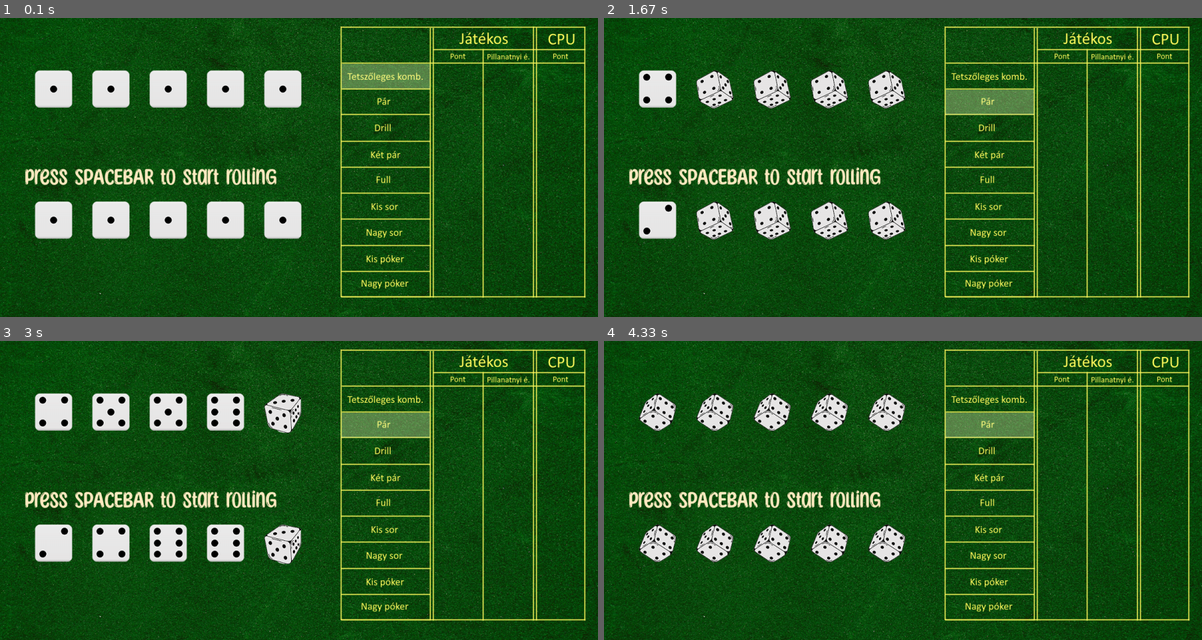
Above: before the commit, frames 1-4 (two rows, left to right).
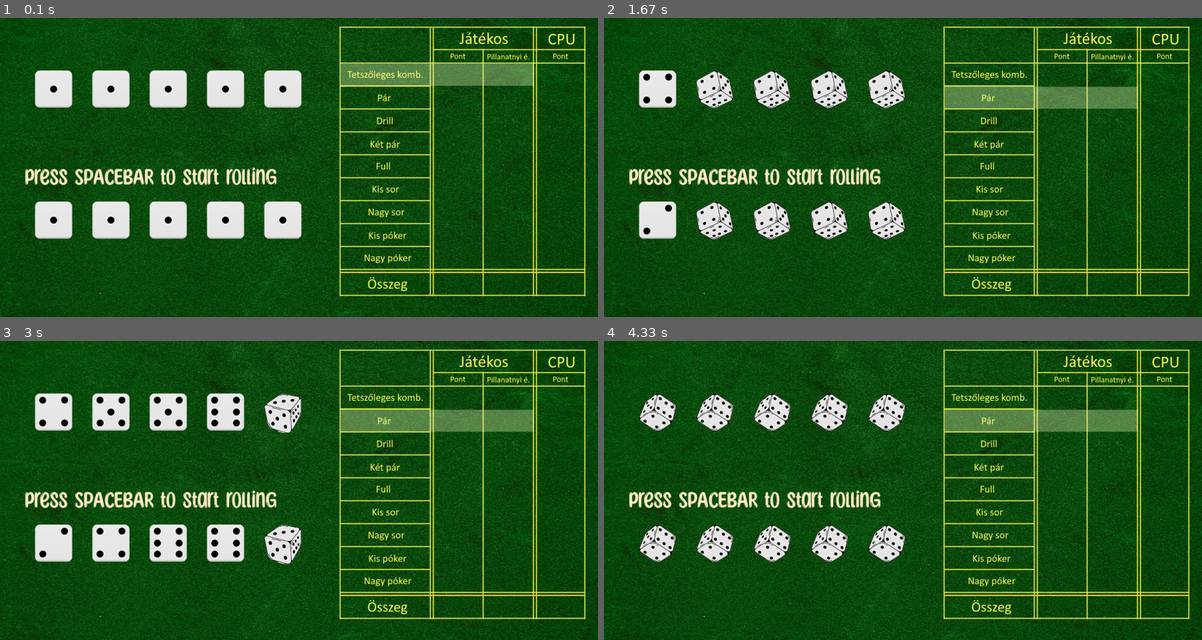
Above: after the commit, the same moments.

Repository: Dewliak/InfoProg2024
Game: pygame game, started from InfoProg2024/pygame_gui.py
Two runs of this game, one before a commit and one after it. Both use one fixed random seed, a clock stepped at 60 frames per second and the inputs below.
Inputs:
- Up to frame 1 (0.1 s): no input
- Up to frame 2 (1.67 s): tap Space at 0.33 s; hold Down 1.17-1.63 s
- Up to frame 3 (3 s): hold Up 1.67-2.03 s; hold Down 2.07-2.43 s; hold Up 2.47-2.77 s; hold Down from 2.8 s (still down)
- Up to frame 4 (4.33 s): release Down at 3.1 s; hold Up 3.13-3.5 s; hold Down 3.53-3.9 s; hold Up 3.93-4.23 s; tap Space at 4 s; hold Down from 4.27 s (still down)

The runs differ from the first frame. In frame 1, 5.2% of the frame differs, in the area x 56-98%, y 2-94%; in frame 2, 5.5%; in frame 3, 5.5%; in frame 4, 5.5%.

Commit message:
pygame update

Diff:
--- a/InfoProg2024/main.py
+++ b/InfoProg2024/main.py
@@ -2,14 +2,15 @@
 import logging
 
 from InfoProg2024.modulok.dobas_modul import DobasData, DobasErtekelo
-
+import pprint
 logging.basicConfig(level=logging.DEBUG)
 
 
-class Player:
-    def __init__(self, is_ai=True, hard_mode=False):
-        self.hard_mode: bool = hard_mode
-        self.is_ai: bool = is_ai
+class PlayerEntity:
+    def __init__(self):
+
+        self.dobas = None
+
         self.pontok: int = 0
         self.pont_lista: List[Tuple[int, Callable]] = []
 
@@ -20,57 +21,10 @@
 
         self.hasznalt_kombinaciok: List[bool] = [False for _ in range(len(self.kombinaciok))]
 
-        if is_ai and hard_mode:
-            self.szabad_kombinaciok: set = set(self.kombinaciok)
+        self.dice_entities = []
 
-    def play_hand(self, dobas_data):
-
-        if self.is_ai:
-            self.play_hand_ai(dobas_data)
-        else:
-            self.play_hand_ai(dobas_data)
-
-    def play_hand_ai(self, dobas_data) -> None:
-        if self.hard_mode:
-            pontok: Tuple[int, Callable] = self.ertekelesek_futtatasa(dobas, hardmode_func_set)
-            legtobb_pont: Tuple[int, Callable] = max(pontok, key=lambda x: x[0])
-
-            logging.debug(pontok)
-
-            self.szabad_kombinaciok.remove(legtobb_pont[1])
-
-            self.pontok += legtobb_pont[0]
-            self.pont_lista.append(legtobb_pont)
-        else:
-            # TODO: A problema, hogyha vegigmegyunk es mindenhol 0 van, akkor nem rakja bele az elsobe ahova lehert
-            found: bool = False
-            elso_szabalyos_hely_index: int = None
-
-            for i in range(0, len(self.kombinaciok)):
-                if not self.hasznalt_kombinaciok[i]:
-                    pont = self.kombinaciok[i](dobas)
-
-                    if pont != 0:
-                        self.pontok += pont
-                        self.pont_lista.append(tuple([pont, self.kombinaciok[i]]))
-                        self.hasznalt_kombinaciok[i] = True
-
-                        return
-                    else:
-                        if not found:
-                            found = True
-                            elso_szabalyos_hely_index = i
-
-            # Ha ide jutunk, akkor nem találtunk olyan kombinaciot,
-            # ami pontot adott volna, így az első szabad helyre tesszük
-            self.pontok += self.pont_lista.append(tuple[0, self.kombinaciok[elso_szabalyos_hely_index]])
-            self.hasznalt_kombinaciok[elso_szabalyos_hely_index] = True
-
-            return
-
-    def play_hand_player(self, dobas_data):
-        # TODO: player hand
-        pass
+    def uj_dobas(self):
+        self.dobas = DobasData()
 
     def ertekelesek_futtatasa(self, dobas_data: DobasData, ertekelo_set: set) -> List[Tuple[int, Callable]]:
         """
@@ -89,47 +43,74 @@
         return kocka_pontok
 
 
+class CPU(PlayerEntity):
+    def __init__(self, hard_mode = False):
+        super().__init__()
+
+        self.hard_mode = hard_mode
+
+        self.szabad_kombinaciok: set = set(self.kombinaciok)
+
+    def play_hand(self):
+        if self.hard_mode:
+            self.play_hard()
+        else:
+            self.play_easy()
+
+    def play_hard(self) -> None:
+        pontok: Tuple[int, Callable] = self.ertekelesek_futtatasa(self.dobas, self.szabad_kombinaciok)
+        legtobb_pont: Tuple[int, Callable] = max(pontok, key=lambda x: x[0])
+
+        logging.debug(pontok)
+        pprint.pprint(pontok)
+        print(f"LEGTOBB PONTOS KITOROLVE: {legtobb_pont}")
+        self.szabad_kombinaciok.remove(legtobb_pont[1])
+
+        self.pontok += legtobb_pont[0]
+        self.pont_lista.append(legtobb_pont)
+
+    def play_easy(self) -> None:
+        # TODO: A problema, hogyha vegigmegyunk es mindenhol 0 van, akkor nem rakja bele az elsobe ahova lehert
+        # TODO: Csinalni erre a problemara teszteket
+        found: bool = False
+        elso_szabalyos_hely_index: int = None
+
+        for i in range(0, len(self.kombinaciok)):
+            if not self.hasznalt_kombinaciok[i]:
+                pont = self.kombinaciok[i](self.dobas)
+
+                if pont != 0:
+                    self.pontok += pont
+                    self.pont_lista.append(tuple([pont, self.kombinaciok[i]]))
+                    self.hasznalt_kombinaciok[i] = True
+
+                    return
+                else:
+                    if not found:
+                        found = True
+                        elso_szabalyos_hely_index = i
+
+        # Ha ide jutunk, akkor nem találtunk olyan kombinaciot,
+        # ami pontot adott volna, így az első szabad helyre tesszük
+        self.pontok += self.pont_lista.append(tuple[0, self.kombinaciok[elso_szabalyos_hely_index]])
+        self.hasznalt_kombinaciok[elso_szabalyos_hely_index] = True
+
+        return
+
+class Player(PlayerEntity):
+    def __init__(self):
+         super().__init__()
+
+    def play_hand_player(self, dobas_data):
+        # TODO: player hand
+        assert "Not implemented"
+
 if __name__ == "__main__":
 
-    HARDMODE: bool = True
-    points: int = 0
-    point_list: List[Tuple[int, Callable]] = []
-    hardmode_func_set = {
-        DobasErtekelo.tetszoleges_kombinacio, DobasErtekelo.par, DobasErtekelo.drill,
-        DobasErtekelo.ket_par, DobasErtekelo.kis_poker, DobasErtekelo.full,
-        DobasErtekelo.kis_sor, DobasErtekelo.nagy_sor, DobasErtekelo.nagy_poker
-    }
-
-    easymode_func_list = [DobasErtekelo.tetszoleges_kombinacio, DobasErtekelo.par, DobasErtekelo.drill,
-                          DobasErtekelo.ket_par, DobasErtekelo.kis_poker, DobasErtekelo.full,
-                          DobasErtekelo.kis_sor, DobasErtekelo.nagy_sor, DobasErtekelo.nagy_poker]
-    easymode_func_list_used = [False for _ in range(len(easymode_func_list))]
-    print(type(hardmode_func_set))
-    print(type(easymode_func_list_used))
+    #player = Player()
+    #easy_cpu = CPU(hard_mode= False)
+    hard_cpu = CPU(hard_mode= True)
 
     for _ in range(9):
-        dobas = DobasData()
-
-        if HARDMODE:
-            pontok = self.ertekelesek_futtatasa(dobas, hardmode_func_set)
-            logging.debug(pontok)
-            legtobb_pont = max(pontok, key=lambda x: x[0])
-
-            hardmode_func_set.remove(legtobb_pont[1])
-
-            points += legtobb_pont[0]
-            point_list.append(legtobb_pont)
-        else:
-
-            for i in range(0, len(easymode_func_list)):
-                if not easymode_func_list_used[i]:
-                    pont = easymode_func_list[i](dobas)
-
-                    if pont != 0:
-                        points += pont
-                        point_list.append(tuple([pont, easymode_func_list[i]]))
-
-                        easymode_func_list_used[i] = True
-
-    logging.debug(f"Points: {points}")
-    logging.debug(point_list)
+        hard_cpu.uj_dobas()
+        hard_cpu.play_hand()
--- a/InfoProg2024/modulok/dobas_modul/dobas_ertekelo.py
+++ b/InfoProg2024/modulok/dobas_modul/dobas_ertekelo.py
@@ -51,6 +51,7 @@
 
     @staticmethod
     def ket_par(dobas_data: DobasData) -> int:
+        #TODO EZ NEM BIZTOS HOGY MINDIG JO
         logging.debug(f"Parok: {dobas_data.counter_2}")
         if (dobas_data.counter_2[2] + dobas_data.counter_2[3]) != 2:
             return 0
--- a/InfoProg2024/pygame_gui.py
+++ b/InfoProg2024/pygame_gui.py
@@ -30,6 +30,9 @@
 background_image = pygame.image.load('graphics/jatek_ter.png')
 highlight_image = pygame.image.load('graphics/highlighter.png').convert_alpha()
 rect = highlight_image.get_rect()
+rect.x = 684
+rect.y = 92
+HIGLIGHT_DELTA = 46
 
 font = pygame.font.Font('font/SunnyspellsRegular.otf', 50)
 roll_message = font.render("press SPACEBAR to start rolling", True, (255, 235, 193))
@@ -71,7 +74,7 @@
 PLAYER_ROLL = False
 #is_rolling = False
 #rolling_images_counter = 0
-#dice_num_image = dice_images[0]
+#dice_num_image = dice_images[0]x
 first = True
 
 UP_PRESSED = False
@@ -82,8 +85,7 @@
 KOMBO_SZAM = 9
 index = 0
 HEIGHT = [100,150,200,400,500,600]
-rect.x = 685
-rect.y = 92
+
 while True:
 
     match STATE:
@@ -109,15 +111,16 @@
 
                 if index > 0:
                     index -= 1
-                    rect.y -= 52
+                    rect.y -= HIGLIGHT_DELTA
 
             if event.key == pygame.K_DOWN and not DOWN_PRESSED:
                 DOWN_PRESSED = True
                 print("DOWN PRESSED")
-                print(index)
+
                 if index < KOMBO_SZAM - 1:
                     index += 1
-                    rect.y += 52
+                    rect.y += HIGLIGHT_DELTA
+                print(index)
 
         if event.type == pygame.KEYUP:
             if event.key == pygame.K_UP and UP_PRESSED:
--- /dev/null
+++ b/InfoProg2024/thrash.py
@@ -0,0 +1,132 @@
+""
+class Player:
+    def __init__(self, is_ai=True, hard_mode=False):
+        self.hard_mode: bool = hard_mode
+        self.is_ai: bool = is_ai
+        self.pontok: int = 0
+        self.pont_lista: List[Tuple[int, Callable]] = []
+
+        self.kombinaciok: List[Callable] = [DobasErtekelo.tetszoleges_kombinacio, DobasErtekelo.par,
+                                            DobasErtekelo.drill,DobasErtekelo.ket_par,
+                                            DobasErtekelo.kis_poker, DobasErtekelo.full,
+                                            DobasErtekelo.kis_sor, DobasErtekelo.nagy_sor, DobasErtekelo.nagy_poker]
+
+        self.hasznalt_kombinaciok: List[bool] = [False for _ in range(len(self.kombinaciok))]
+
+        if is_ai and hard_mode:
+            self.szabad_kombinaciok: set = set(self.kombinaciok)
+
+    def play_hand(self, dobas_data):
+
+        if self.is_ai:
+            self.play_hand_ai(dobas_data)
+        else:
+            self.play_hand_ai(dobas_data)
+
+    def play_hand_ai(self, dobas_data) -> None:
+        if self.hard_mode:
+            pontok: Tuple[int, Callable] = self.ertekelesek_futtatasa(dobas, hardmode_func_set)
+            legtobb_pont: Tuple[int, Callable] = max(pontok, key=lambda x: x[0])
+
+            logging.debug(pontok)
+
+            self.szabad_kombinaciok.remove(legtobb_pont[1])
+
+            self.pontok += legtobb_pont[0]
+            self.pont_lista.append(legtobb_pont)
+        else:
+            # TODO: A problema, hogyha vegigmegyunk es mindenhol 0 van, akkor nem rakja bele az elsobe ahova lehert
+            found: bool = False
+            elso_szabalyos_hely_index: int = None
+
+            for i in range(0, len(self.kombinaciok)):
+                if not self.hasznalt_kombinaciok[i]:
+                    pont = self.kombinaciok[i](dobas)
+
+                    if pont != 0:
+                        self.pontok += pont
+                        self.pont_lista.append(tuple([pont, self.kombinaciok[i]]))
+                        self.hasznalt_kombinaciok[i] = True
+
+                        return
+                    else:
+                        if not found:
+                            found = True
+                            elso_szabalyos_hely_index = i
+
+            # Ha ide jutunk, akkor nem találtunk olyan kombinaciot,
+            # ami pontot adott volna, így az első szabad helyre tesszük
+            self.pontok += self.pont_lista.append(tuple[0, self.kombinaciok[elso_szabalyos_hely_index]])
+            self.hasznalt_kombinaciok[elso_szabalyos_hely_index] = True
+
+            return
+
+    def play_hand_player(self, dobas_data):
+        # TODO: player hand
+        pass
+
+    def ertekelesek_futtatasa(self, dobas_data: DobasData, ertekelo_set: set) -> List[Tuple[int, Callable]]:
+        """
+        HARDMODE
+        :param dobas_data:
+        :param ertekelo_set:
+        :return:
+        """
+
+        kocka_pontok: List[Tuple[int, Callable]] = []
+
+        for func in ertekelo_set:
+            ertekeles: int = func(dobas_data)
+            kocka_pontok.append(tuple([ertekeles, func]))
+
+        return kocka_pontok
+"""
+
+
+
+
+"""
+HARDMODE: bool = True
+points: int = 0
+point_list: List[Tuple[int, Callable]] = []
+hardmode_func_set = {
+    DobasErtekelo.tetszoleges_kombinacio, DobasErtekelo.par, DobasErtekelo.drill,
+    DobasErtekelo.ket_par, DobasErtekelo.kis_poker, DobasErtekelo.full,
+    DobasErtekelo.kis_sor, DobasErtekelo.nagy_sor, DobasErtekelo.nagy_poker
+}
+
+easymode_func_list = [DobasErtekelo.tetszoleges_kombinacio, DobasErtekelo.par, DobasErtekelo.drill,
+                      DobasErtekelo.ket_par, DobasErtekelo.kis_poker, DobasErtekelo.full,
+                      DobasErtekelo.kis_sor, DobasErtekelo.nagy_sor, DobasErtekelo.nagy_poker]
+easymode_func_list_used = [False for _ in range(len(easymode_func_list))]
+print(type(hardmode_func_set))
+print(type(easymode_func_list_used))
+
+for _ in range(9):
+    dobas = DobasData()
+
+    if HARDMODE:
+        pontok = self.ertekelesek_futtatasa(dobas, hardmode_func_set)
+        logging.debug(pontok)
+        legtobb_pont = max(pontok, key=lambda x: x[0])
+
+        hardmode_func_set.remove(legtobb_pont[1])
+
+        points += legtobb_pont[0]
+        point_list.append(legtobb_pont)
+    else:
+
+        for i in range(0, len(easymode_func_list)):
+            if not easymode_func_list_used[i]:
+                pont = easymode_func_list[i](dobas)
+
+                if pont != 0:
+                    points += pont
+                    point_list.append(tuple([pont, easymode_func_list[i]]))
+
+                    easymode_func_list_used[i] = True
+
+logging.debug(f"Points: {points}")
+logging.debug(point_list)
+
+"""
Binary file changed: InfoProg2024/graphics/highlighter.png
Binary file changed: InfoProg2024/graphics/jatek_ter.png
Binary file added: InfoProg2024/graphics/jatek_ter2.png
Empty file added: InfoProg2024/modulok/player/__init__.py
Empty file added: InfoProg2024/modulok/player/player_entity.py
Not shown, added: .gitignore
Not shown, changed: InfoProg2024/graphics/jatek_ter.pdn
